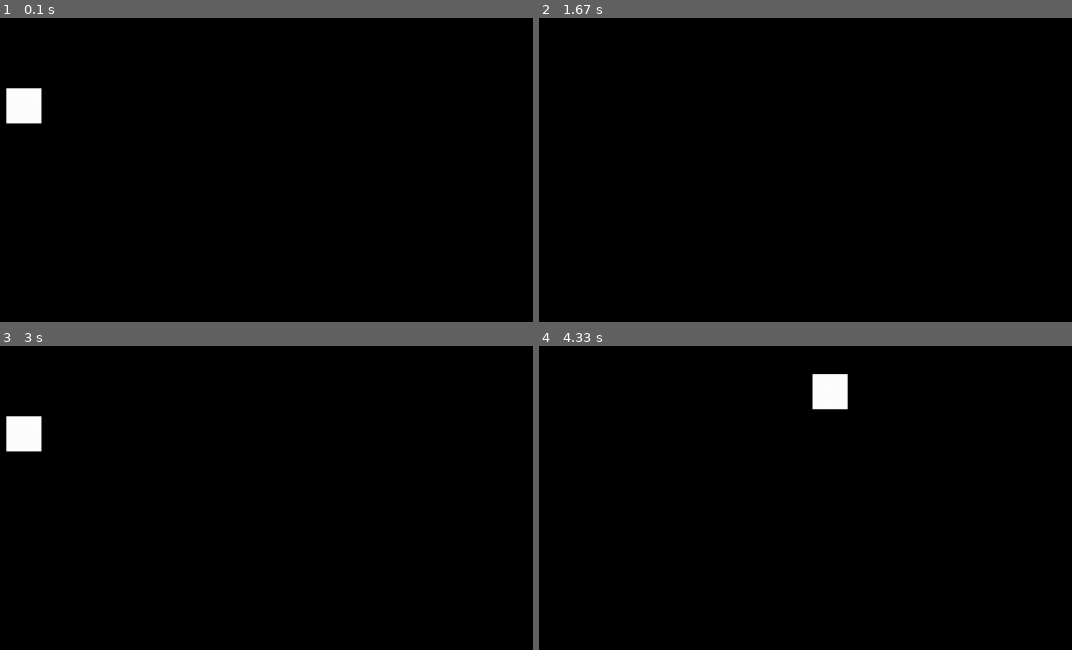
Above: before the commit, frames 1-4 (two rows, left to right).
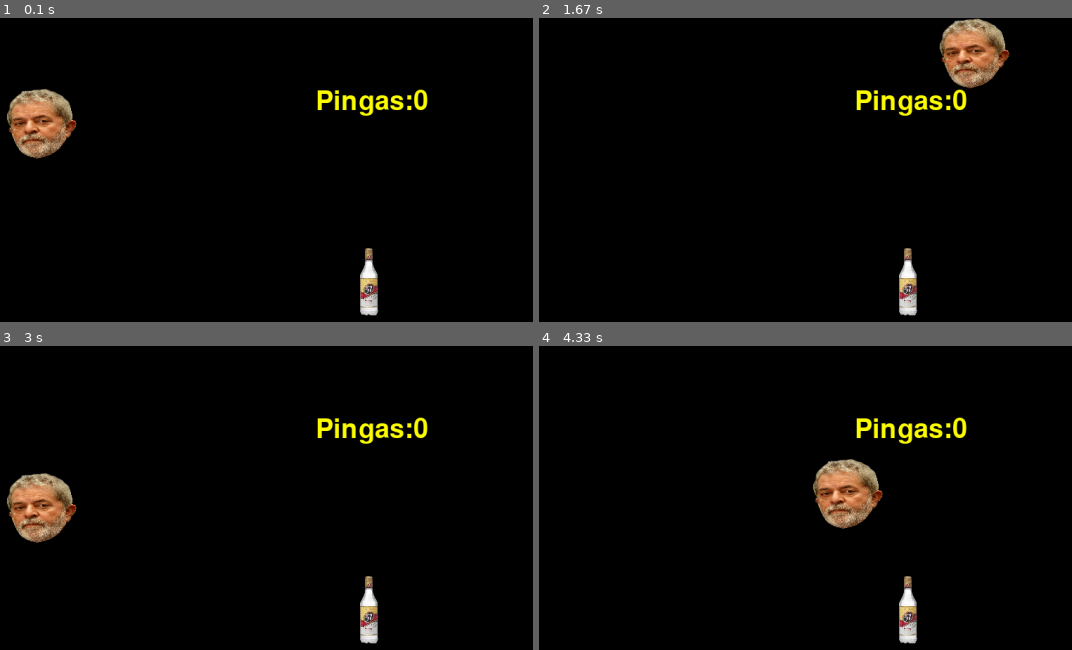
Above: after the commit, the same moments.

Repository: jairomatheus89/Pygame_Proj
Game: pygame game, started from game/main.py
Two runs of this game, one before a commit and one after it. Both use one fixed random seed, a clock stepped at 60 frames per second and the inputs below.
Inputs:
- Up to frame 1 (0.1 s): no input
- Up to frame 2 (1.67 s): hold Right 0.33-0.8 s; hold Up 0.83-1.13 s; hold Right 1.17-1.63 s
- Up to frame 3 (3 s): hold Left 1.67-2.2 s; hold Down 2.23-2.53 s; hold Left 2.57-2.97 s
- Up to frame 4 (4.33 s): hold Up 3-3.37 s; hold Right 3.4-4.03 s; hold Down from 4.07 s (still down)

The runs differ from the first frame. In frame 1, 3.8% of the frame differs, in the area x 1-81%, y 23-99%; in frame 2, 3.6%; in frame 3, 4.4%; in frame 4, 4.4%.

Commit message:
joguinho do lula

Diff:
--- /dev/null
+++ b/game/actors/pingarect.py
@@ -0,0 +1,8 @@
+import pygame
+import random
+
+pingapng = pygame.image.load('game/assets/pinga.png')
+
+pingaRect = pygame.Rect(random.randint(1,1280 - 50),random.randint(1,720 - 50),100,100)
+
+pingapngSurf = pygame.transform.scale(pingapng,(pingaRect.width,pingaRect.height))
--- /dev/null
+++ b/game/actors/playerrect.py
@@ -0,0 +1,7 @@
+import pygame
+
+lulapng = pygame.image.load('game/assets/lula.png')
+
+playerRect = pygame.Rect(100,100,100,100)
+
+lulapngSurf = pygame.transform.scale(lulapng,(playerRect.width, playerRect.height))
--- /dev/null
+++ b/game/controlls/pingalogic.py
@@ -0,0 +1,17 @@
+import pygame
+import random
+from actors.pingarect import pingaRect
+from actors.playerrect import playerRect
+
+pingaScore = 0
+
+def pinga_PlayerCollision():
+    global pingaScore
+
+    if playerRect.colliderect(pingaRect):
+        pingaRect.x = random.randint(1,1280 - 50)
+        pingaRect.y = random.randint(1,720 - 50)
+        pingaScore += 1
+
+def get_pingaScore():
+    return pingaScore
--- a/game/controlls/playerControlls/controll.py
+++ b/game/controlls/playerControlls/controll.py
@@ -1,5 +1,5 @@
 import pygame
-from player.playerrect import playerRect
+from actors.playerrect import playerRect
 
 
 speedPlayer = 10
@@ -8,11 +8,11 @@
 
     keys = pygame.key.get_pressed()
 
-    if keys[pygame.K_LEFT]:
+    if keys[pygame.K_LEFT] and playerRect.x > 0:
         playerRect.x -= speedPlayer
-    if keys[pygame.K_RIGHT]:
+    if keys[pygame.K_RIGHT] and playerRect.x < 1280 - playerRect.width:
         playerRect.x += speedPlayer
-    if keys[pygame.K_UP]:
+    if keys[pygame.K_UP] and playerRect.y > 0:
         playerRect.y -= speedPlayer
-    if keys[pygame.K_DOWN]:
+    if keys[pygame.K_DOWN] and playerRect.y < 720 - playerRect.height:
         playerRect.y += speedPlayer
--- /dev/null
+++ b/game/fonts.py
@@ -0,0 +1,17 @@
+import pygame
+from controlls.pingalogic import get_pingaScore
+
+WHITE = (255,255,255)
+YELLOW = (255,255,0)
+
+pygame.init()
+
+font = pygame.font.Font(None, 56)
+
+pingaText_rect = pygame.Rect( (1280/2) - 100 , 100, 100,100 )
+
+def render_score():
+
+    pingaScore = get_pingaScore()
+
+    return font.render(f"Pingas:{pingaScore}",True,YELLOW)
--- a/game/main.py
+++ b/game/main.py
@@ -1,7 +1,16 @@
-# Example file showing a basic pygame "game loop"
 import pygame
-from player.playerrect import playerRect
-from controlls.playerControlls.controll import controll_player
+
+##### ACTORS IMPORT #####
+from actors.playerrect import playerRect , lulapng, lulapngSurf
+from actors.pingarect import pingaRect , pingapngSurf
+import fonts
+
+###### LOGICI IMPORTS #######
+from controlls.playerControlls.controll import controll_player # player controll
+from controlls.pingalogic import pinga_PlayerCollision , get_pingaScore # pingacontroll
+
+################## vars logic #########
+
 
 # pygame setup
 pygame.init()
@@ -10,22 +19,33 @@
 running = True
 
 while running:
-    # poll for events
-    # pygame.QUIT event means the user clicked X to close your window
     for event in pygame.event.get():
         if event.type == pygame.QUIT:
             running = False
 
+    ###### LOGIC RENDER $######### function,vars,etc...
     controll_player()
+    pinga_PlayerCollision()
 
-    # fill the screen with a color to wipe away anything from last frame
+    pingaScore = get_pingaScore()
+
+    #BLACK SCREEN BASE SURFACE
     screen.fill("black")
 
-    # RENDER YOUR GAME HERE
+    ################# RENDER YOUR GAME HERE #################
 
-    pygame.draw.rect(screen,"WHITE",playerRect)
 
-    # flip() the display to put your work on screen
+    screen.blit(lulapngSurf, playerRect.topleft)
+
+    screen.blit(pingapngSurf, pingaRect.topleft)
+
+    screen.blit(fonts.render_score(),fonts.pingaText_rect)
+
+         ##### HIT BOXES rects ########
+    #pygame.draw.rect(screen,"WHITE",playerRect,3)
+    #pygame.draw.rect(screen,"RED",pingaRect,3)
+
+    #update frames
     pygame.display.flip()
 
     clock.tick(60)  # limits FPS to 60
--- a/game/player/playerrect.py
+++ /dev/null
@@ -1,3 +0,0 @@
-import pygame
-
-playerRect = pygame.Rect(100,100,50,50)
Binary file added: game/assets/lula.png
Binary file added: game/assets/pinga.png
